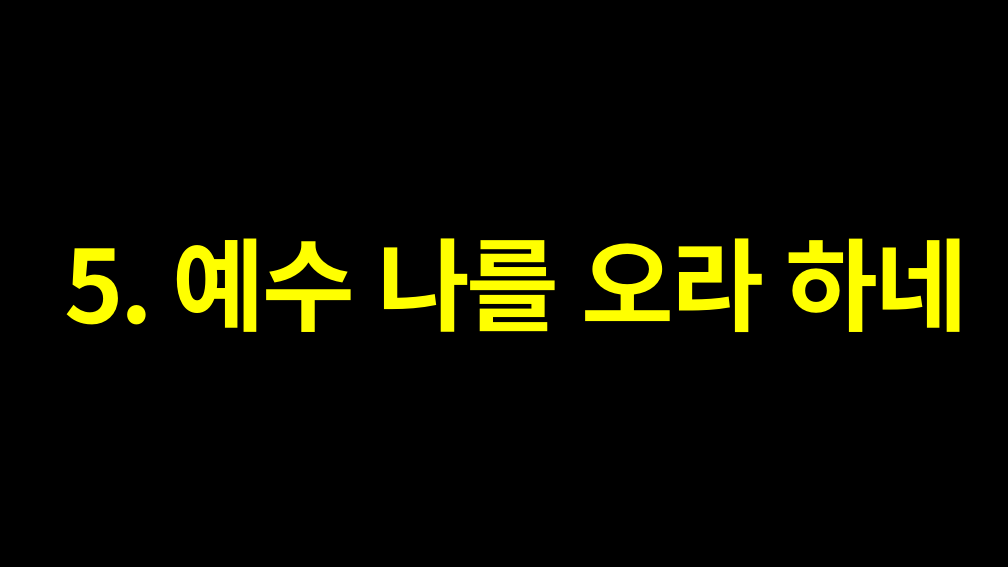
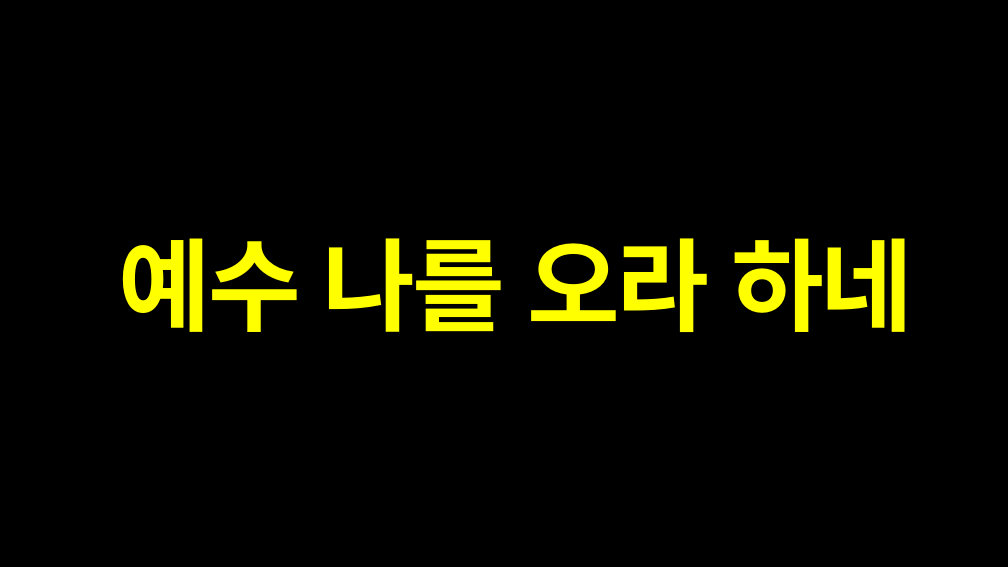
Before and after one commit to JohnHaan/lyrics-generator, a slide deck: slide 1 of songs/song-05/song.pptx. Drawn at 1008x567 pixels with LibreOffice and Linux fonts; fonts in the diff are those of the drawing. Boxes give left, top, right and bottom in pixels: in the first picture for what was removed or moved away, otherwise in the second. Text is boxed around its words. In the diff, an @@ line names an element or a change of style, - is before the commit and + after.

```diff
--- a/songs/song-05/song.pptx
+++ b/songs/song-05/song.pptx
@@ text at (119,238,913,332): text changed @@
-5. 예수 나를 오라 하네
+예수 나를 오라 하네
```
Also in this commit, not shown: 2 slides removed, 11 other files.
